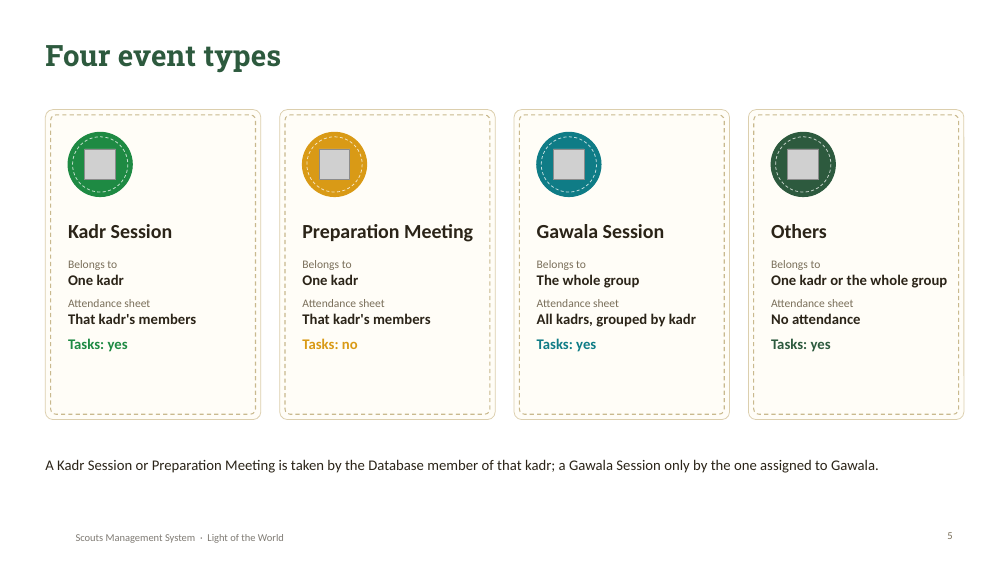
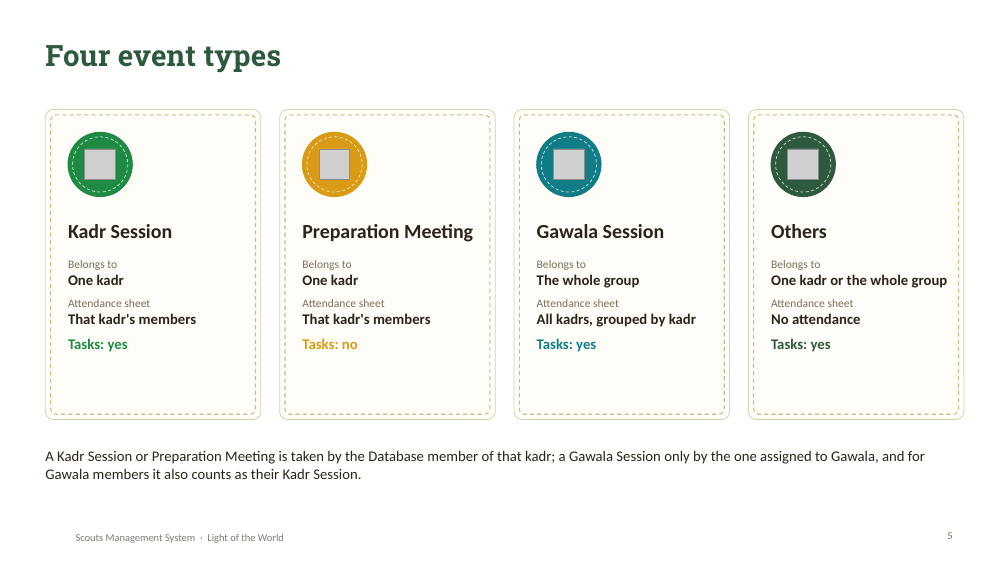
Before and after one commit to SamuelAtef123/Scouts-Management-System-Web-App, a slide deck: slide 5 of docs/Scouts-Project-Presentation.pptx. Drawn at 1008x567 pixels with LibreOffice and Linux fonts; fonts in the diff are those of the drawing; grey boxes stand for pictures; background and template pictures are left out. Boxes give left, top, right and bottom in pixels: in the first picture for what was removed or moved away, otherwise in the second. Text is boxed around its words. In the diff, an @@ line names an element or a change of style, - is before the commit and + after.

Commit message:
Count Gawala Sessions as Kadr Sessions for Gawala members
A Gawala-kadr member's mark in a Gawala Session now appears in both their
Gawala Session and Kadr Session percentages. The overall rate still counts
each meeting once, and members of other kadrs are unchanged. README, report
and presentation updated.

```diff
--- a/docs/Scouts-Project-Presentation.pptx
+++ b/docs/Scouts-Project-Presentation.pptx
@@ text at [45,450,925,479]: text changed @@
-A Kadr Session or Preparation Meeting is taken by the Database member of that kadr; a Gawala Session only by the one assigned to Gawala.
+A Kadr Session or Preparation Meeting is taken by the Database member of that kadr; a Gawala Session only by the one assigned to Gawala, and for Gawala members it also counts as their Kadr Session.
```
Also in this commit, not shown: 5 other files.
